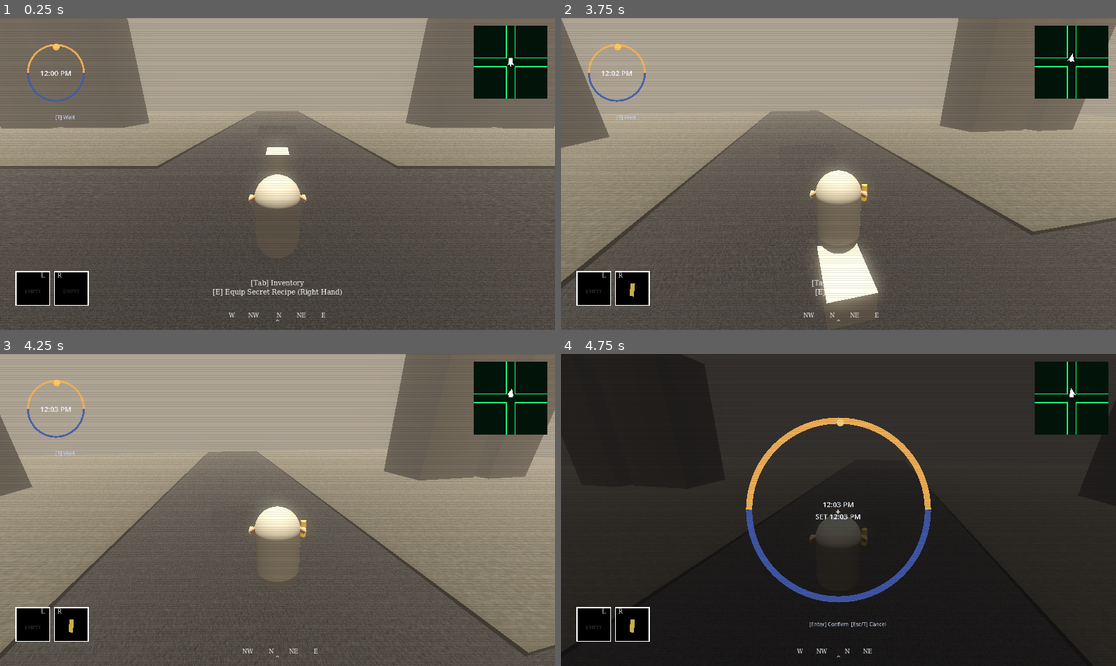
Above: before the commit, frames 1-4 (two rows, left to right).
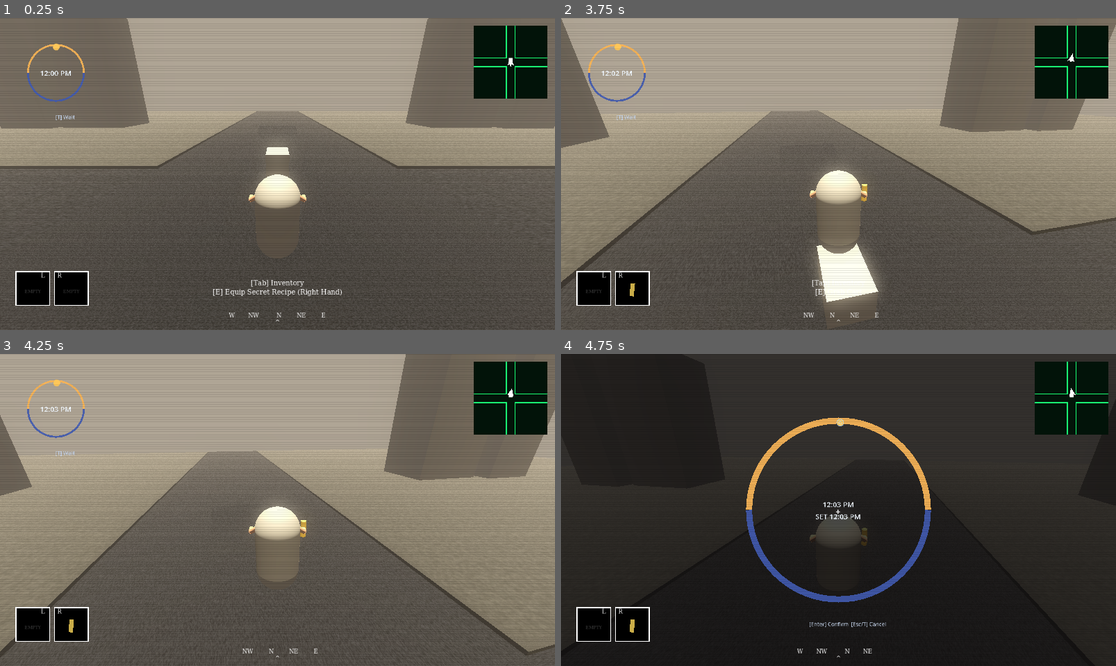
Above: after the commit, the same moments.

Repository: miles5g/paletero
Game: Godot game, scene res://world.tscn
Same seed, same stepped clock (60 frames per second), same inputs: the game is played once before the commit and once after it.
Inputs (mouse positions are in pixels of both pictures, inside the frame that each line leads up to):
- Up to frame 1 (0.25 s): no input
- Up to frame 2 (3.75 s): tap Enter at 0.5, 2.85 s; move the mouse to (866, 174) at 0.52 s; hold Ctrl (crouch) 0.53-1.28 s; hold W (move_forward) from 0.53 s (still down); click (866, 174) at 0.67 s; tap Space (jump) at 0.77, 1.52, 3.02 s; move the mouse to (810, 174) at 1.27 s; tap E (interact) at 1.35 s; move the mouse to (849, 167) at 2.02 s; hold Shift (sprint) 2.03-2.78 s; move the mouse to (832, 180) at 2.77 s; click (832, 180) at 2.92 s; move the mouse to (877, 177) at 3.52 s; hold Keypad Enter from 3.53 s (still down)
- Up to frame 3 (4.25 s): keep holding W (move_forward); keep holding Keypad Enter; tap Space (jump) at 3.77 s
- Up to frame 4 (4.75 s): keep holding W (move_forward); move the mouse to (794, 506) at 4.27 s; release Keypad Enter at 4.28 s; tap T at 4.35 s; tap Space (jump) at 4.52 s

Frame 1 is identical in both runs. In frame 2, less than 0.1% of the frame differs, in the area x 0-100%, y 3-100%; in frame 3, 0.3%, in the area x 0-100%, y 15-100%; in frame 4, less than 0.1%.

Commit message:
Improve fast-turn cart recovery and increase front wheel clearance for head-on obstacles.
This adds turn catch-up and behind-recovery pull in player coupling, and upgrades front collision geometry in world spawn for better curb/obstacle climb behavior.

Co-authored-by: Cursor <cursoragent@cursor.com>

Diff:
--- a/player.gd
+++ b/player.gd
@@ -24,11 +24,15 @@
 @export var cart_idle_correction_scale: float = 0.16
 @export var cart_forward_track_moving: float = 9.0
 @export var cart_forward_track_idle: float = 3.2
+## Extra smoothing boost when body facing changes abruptly (camera flick / 180 turn).
+@export var cart_turn_catchup_track_bonus: float = 16.0
 @export var cart_wobble_amplitude: float = 0.0
 @export var cart_vertical_bias_down: float = 420.0
 @export var cart_vertical_bias_up: float = 160.0
 @export var cart_leash_min_m: float = 0.55
 @export var cart_leash_max_m: float = 2.08
+## Additional forward pull when cart is behind player after a fast turn.
+@export var cart_behind_recovery_force: float = 220.0
 var gravity = ProjectSettings.get_setting("physics/3d/default_gravity")
 
 var is_pushing: bool = false
@@ -802,7 +806,10 @@
 	if face.length_squared() < 1e-5:
 		face = Vector3(0.0, 0.0, -1.0)
 	face = face.normalized()
+	var turn_angle := absf(_cart_forward_smooth.signed_angle_to(face, Vector3.UP))
+	var turn_catchup := clampf((turn_angle - 0.35) / 2.2, 0.0, 1.0)
 	var track_eff := lerpf(cart_forward_track_idle, cart_forward_track_moving, _cart_push_intent)
+	track_eff += cart_turn_catchup_track_bonus * turn_catchup
 	var alpha := 1.0 - exp(-track_eff * _delta)
 	_cart_forward_smooth = _cart_forward_smooth.lerp(face, alpha)
 	if _cart_forward_smooth.length_squared() < 1e-5:
@@ -837,9 +844,15 @@
 	var v_player_xz := Vector3(velocity.x, 0.0, velocity.z)
 	var vel_gain := lerpf(cart_velocity_gain_idle, cart_velocity_gain_moving, _cart_push_intent) * grab_w
 	var f_vel := (v_player_xz - v_cart_xz) * vel_gain
+	# If the cart ends up behind after a sharp turn, add bounded forward recovery pull.
+	var to_cart_xz := cart.global_position - global_position
+	to_cart_xz.y = 0.0
+	var behind_dist := maxf(0.0, -to_cart_xz.dot(face))
+	var behind_w := clampf(behind_dist / maxf(0.2, _cart_leash_m * 0.6), 0.0, 1.0)
+	var f_recover := face * (cart_behind_recovery_force * behind_w * grab_w)
 
 	# 6) Hard clamp final planar force to enforce upper bound under all states.
-	var f_hz := f_pos + f_vel
+	var f_hz := f_pos + f_vel + f_recover
 	var f_cap := cart_max_planar_force * grab_w
 	if f_hz.length() > f_cap:
 		f_hz = f_hz.normalized() * f_cap
--- a/world.gd
+++ b/world.gd
@@ -721,16 +721,29 @@
 	# Smaller + raised hull = better curb/speed-bump clearance without changing visible cart size.
 	cart_col.shape.size = Vector3(1, 0.72, 1.5)
 	cart_col.position.y = 0.24
-	# Front ramp collider: acts like chunky front tires for head-on curb climbing.
+	# Front ramp collider: steeper and slightly taller to improve head-on curb climbing.
+	# This acts like a broad caster assembly that converts forward impact into lift.
 	var front_bump_col = CollisionShape3D.new()
 	front_bump_col.shape = BoxShape3D.new()
-	front_bump_col.shape.size = Vector3(0.86, 0.18, 0.34)
-	front_bump_col.position = Vector3(0.0, 0.05, -0.74)
-	front_bump_col.rotation.x = deg_to_rad(28.0)
+	front_bump_col.shape.size = Vector3(0.9, 0.24, 0.4)
+	front_bump_col.position = Vector3(0.0, 0.09, -0.78)
+	front_bump_col.rotation.x = deg_to_rad(36.0)
+	# Two rounded front contacts mimic left/right front wheel behavior for head-on obstacles.
+	# Spheres reduce edge snagging versus a single flat face, especially at curb corners.
+	var front_wheel_l = CollisionShape3D.new()
+	front_wheel_l.shape = SphereShape3D.new()
+	front_wheel_l.shape.radius = 0.175
+	front_wheel_l.position = Vector3(-0.31, 0.1, -0.8)
+	var front_wheel_r = CollisionShape3D.new()
+	front_wheel_r.shape = SphereShape3D.new()
+	front_wheel_r.shape.radius = 0.175
+	front_wheel_r.position = Vector3(0.31, 0.1, -0.8)
 
 	cart.add_child(cart_mesh)
 	cart.add_child(cart_col)
 	cart.add_child(front_bump_col)
+	cart.add_child(front_wheel_l)
+	cart.add_child(front_wheel_r)
 	add_child(cart)
 	# InteractionArea lives on cart script; place on +Z local side facing player spawn (0,*,0) vs cart at z=-5.
 	var interaction_area := cart.get_node_or_null("InteractionArea") as Area3D
